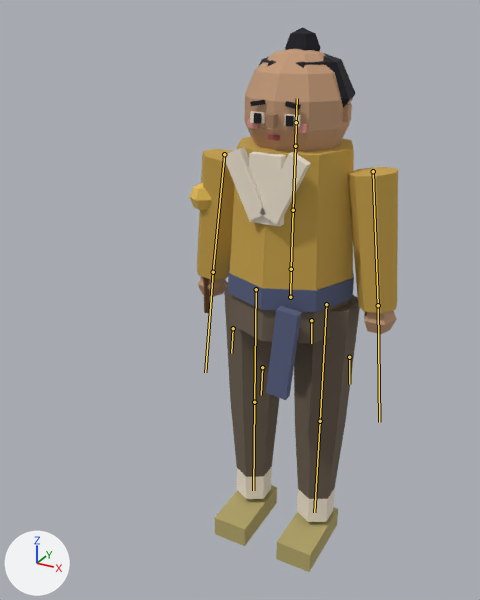
Two versions of the glTF model assets3d/npcs/npc_N204a.glb, one commit apart.
Camera for both pictures: a 50 mm lens placed at (0.603, -1.349, 1.322), pointed at (-0.062, -0.14, 0.717). Every picture has the same lights, and +X, +Y and +Z are marked at lower left. The picture after the commit comes second. The bones that change, and the others that lie on the model, are drawn over the model as lines.

Objects in the first picture: 'npc_N204a_part0', 'npc_N204a_part1', 'npc_N204a_part10', 'npc_N204a_part12', 'npc_N204a_part13', 'npc_N204a_part2', 'npc_N204a_part3', 'npc_N204a_part4', 'npc_N204a_part5', 'npc_N204a_part6', 'npc_N204a_part7', 'npc_N204a_part8', 'npc_N204a_part9'.
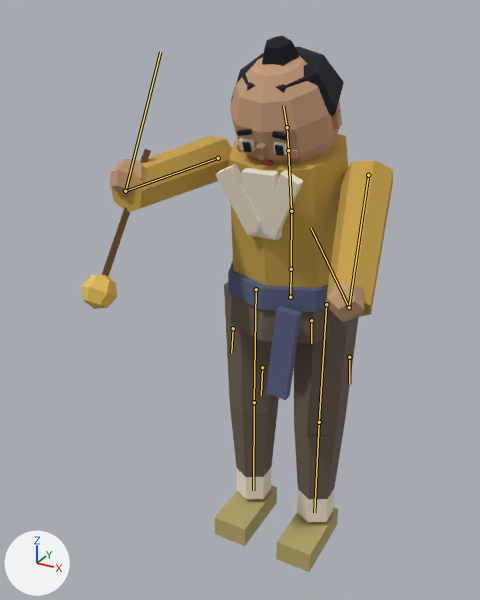
The newer file adds an action. The first version stands in its rest pose; the second is drawn at frame 43 of the action 'MournStand'.

Patch to the scene script:
```diff
--- a/assets3d/npcs/npc_N204a.glb.py
+++ b/assets3d/npcs/npc_N204a.glb.py
@@ bone_spine @@
 bone_spine = bpy.data.objects['Armature'].pose.bones['Spine']  # child of 'Hips'
-bone_spine.rotation_quaternion = (1.0, 0.0, 0.0, 0.0)  # degrees (0, 0, 0)
+bone_spine.rotation_quaternion = (1.0, 0.029, 0.0, 0.0)  # degrees (3, 0, 0)
@@ bone_chest @@
 bone_chest = bpy.data.objects['Armature'].pose.bones['Chest']  # child of 'Spine'
-bone_chest.rotation_quaternion = (1.0, 0.0, 0.0, 0.0)  # degrees (0, 0, 0)
+bone_chest.rotation_quaternion = (0.998, 0.067, 0.0, 0.0)  # degrees (8, 0, 0)
@@ bone_head @@
 bone_head = bpy.data.objects['Armature'].pose.bones['Head']  # child of 'Neck'
-bone_head.rotation_quaternion = (1.0, 0.0, 0.0, 0.0)  # degrees (0, 0, 0)
+bone_head.rotation_quaternion = (0.994, 0.109, 0.0, 0.0)  # degrees (12, 0, 0)
@@ bone_upperarm_l @@
 bone_upperarm_l = bpy.data.objects['Armature'].pose.bones['UpperArm.L']  # child of 'Chest'
-bone_upperarm_l.rotation_quaternion = (1.0, 0.0, 0.0, 0.0)  # degrees (0, 0, 0)
+bone_upperarm_l.rotation_quaternion = (-0.873, 0.475, 0.033, 0.103)  # degrees (-56, -9, -9)
@@ bone_hand_l @@
 bone_hand_l = bpy.data.objects['Armature'].pose.bones['Hand.L']  # child of 'UpperArm.L'
-bone_hand_l.rotation_quaternion = (1.0, 0.0, 0.0, 0.0)  # degrees (0, 0, 0)
+bone_hand_l.rotation_quaternion = (0.719, -0.688, -0.069, -0.069)  # degrees (-87, -11, 0)
@@ bone_upperarm_r @@
 bone_upperarm_r = bpy.data.objects['Armature'].pose.bones['UpperArm.R']  # child of 'Chest'
-bone_upperarm_r.rotation_quaternion = (1.0, 0.0, 0.0, 0.0)  # degrees (0, 0, 0)
+bone_upperarm_r.rotation_quaternion = (-0.657, 0.743, -0.077, -0.101)  # degrees (-97, 15, 1)
@@ bone_hand_r @@
 bone_hand_r = bpy.data.objects['Armature'].pose.bones['Hand.R']  # child of 'UpperArm.R'
-bone_hand_r.rotation_quaternion = (1.0, 0.0, 0.0, 0.0)  # degrees (0, 0, 0)
+bone_hand_r.rotation_quaternion = (0.439, -0.889, 0.089, 0.089)  # degrees (-128, 14, -5)
```

Changed parts and their boxes (x1, y1, x2, y2) in the pictures (480 x 600 px):
'npc_N204a_part4', posed (41% wider): before (197, 137, 398, 313); after (110, 134, 393, 318)
'npc_N204a_part0', posed: before (224, 282, 360, 499); after (224, 282, 359, 499)
'npc_N204a_part5', posed (29% wider, 7% shorter): before (198, 49, 396, 334); after (110, 56, 365, 321)
'npc_N204a_part1', posed (6% wider, 7% shorter): before (223, 111, 335, 522); after (215, 138, 334, 522)
'npc_N204a_part7', posed: before (250, 27, 355, 110); after (231, 36, 344, 141)
'npc_N204a_part13', posed: before (189, 183, 212, 211); after (82, 275, 117, 309)
'npc_N204a_part12', posed: before (203, 277, 210, 313); after (102, 149, 151, 277)
bone 'Spine', root to tip: before (291, 269) to (293, 210); after (291, 269) to (291, 211)
bone 'Chest', root to tip: before (293, 210) to (295, 146); after (291, 211) to (288, 150)
bone 'Head', root to tip: before (296, 122) to (297, 98); after (287, 127) to (283, 106)
bone 'UpperArm.L', root to tip: before (373, 171) to (378, 305); after (368, 175) to (349, 307)
bone 'Hand.L', root to tip: before (378, 305) to (379, 422); after (349, 307) to (311, 228)
bone 'UpperArm.R', root to tip: before (224, 154) to (213, 272); after (218, 158) to (125, 191)
bone 'Hand.R', root to tip: before (213, 272) to (205, 372); after (125, 191) to (160, 52)
